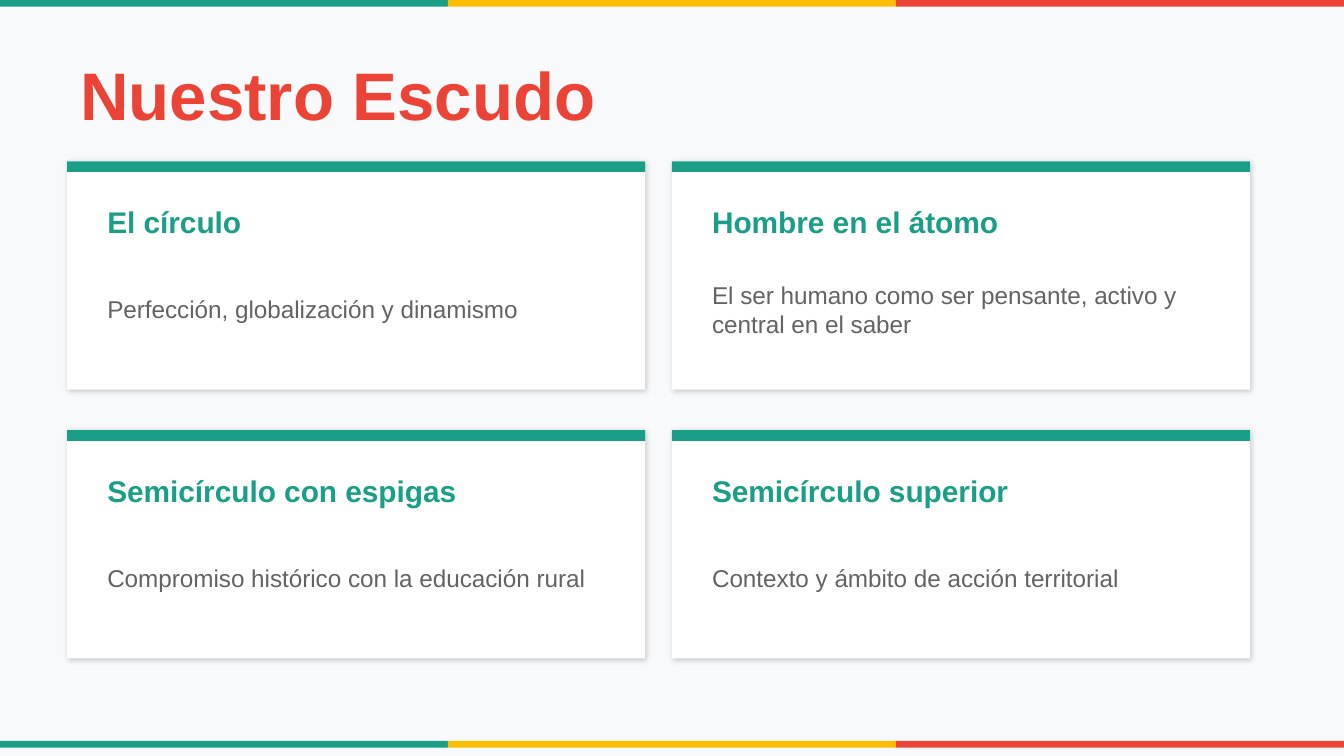
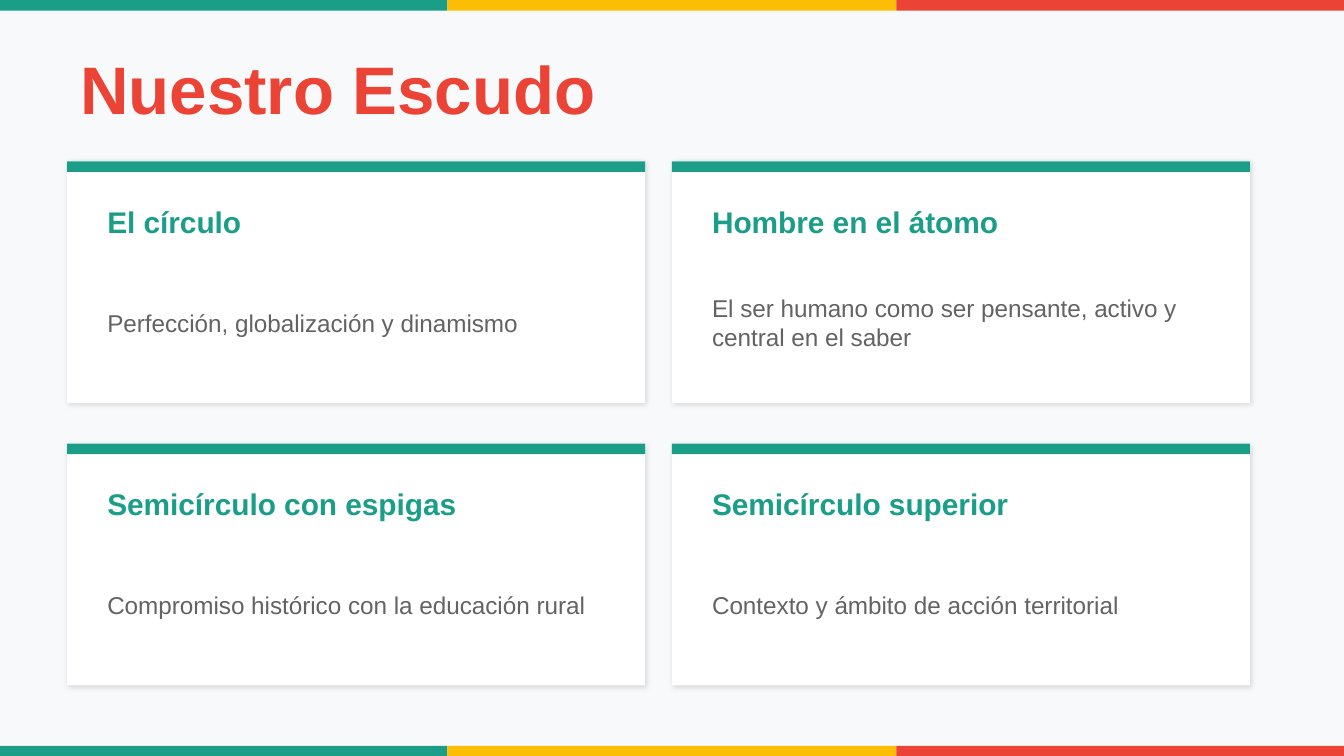
Before and after one commit to alonsoarias/ISER-PEI, a slide deck: slide 6 of PEI-UniRural-Presentacion.pptx. Drawn at 1344x756 pixels with LibreOffice and Linux fonts; fonts in the diff are those of the drawing. Boxes give left, top, right and bottom in pixels: in the first picture for what was removed or moved away, otherwise in the second. Text is boxed around its words. In the diff, an @@ line names an element or a change of style, - is before the commit and + after.

```diff
--- a/PEI-UniRural-Presentacion.pptx
+++ b/PEI-UniRural-Presentacion.pptx
@@ rectangle removed at (x1=0, y1=0, x2=448, y2=7) @@
@@ rectangle added at (x1=0, y1=0, x2=448, y2=11), fill #1B9E88 @@
@@ rectangle removed at (x1=448, y1=0, x2=895, y2=7) @@
@@ rectangle added at (x1=448, y1=0, x2=896, y2=11), fill #FCBD05 @@
@@ rectangle removed at (x1=896, y1=0, x2=1344, y2=7) @@
@@ rectangle added at (x1=896, y1=0, x2=1344, y2=11), fill #EB4335 @@
@@ text "Nuestro Escudo" moved from (x1=80, y1=71, x2=595, y2=121) to (x1=80, y1=65, x2=595, y2=115) @@
@@ rectangle resized from (x1=67, y1=161, x2=645, y2=390) to (x1=67, y1=161, x2=645, y2=403) @@
@@ rectangle resized from (x1=672, y1=161, x2=1250, y2=390) to (x1=672, y1=161, x2=1250, y2=403) @@
@@ text "Perfección, globalización y dinamismo" moved from (x1=107, y1=300, x2=518, y2=323) to (x1=107, y1=314, x2=518, y2=337) @@
@@ text "El ser humano como ser ..." moved from (x1=712, y1=286, x2=1176, y2=333) to (x1=712, y1=299, x2=1176, y2=346) @@
@@ rectangle resized from (x1=67, y1=430, x2=645, y2=659) to (x1=67, y1=444, x2=645, y2=685) @@
@@ 2 texts, 2 rectangles moved together from (x1=67, y1=430, x2=1250, y2=507) to (x1=67, y1=444, x2=1250, y2=521) @@
@@ shadow changed in 4 elements at (x1=67, y1=161, x2=645, y2=403), (x1=672, y1=161, x2=1250, y2=403), (x1=67, y1=444, x2=645, y2=685), (x1=672, y1=444, x2=1250, y2=685) @@
@@ rectangle resized from (x1=672, y1=430, x2=1250, y2=659) to (x1=672, y1=444, x2=1250, y2=685) @@
@@ text "Compromiso histórico con la educación ..." moved from (x1=107, y1=569, x2=585, y2=592) to (x1=107, y1=596, x2=585, y2=619) @@
@@ text "Contexto y ámbito de acción ..." moved from (x1=712, y1=569, x2=1118, y2=592) to (x1=712, y1=596, x2=1118, y2=619) @@
@@ rectangle removed at (x1=0, y1=741, x2=448, y2=747) @@
@@ rectangle added at (x1=0, y1=746, x2=448, y2=756), fill #1B9E88 @@
@@ rectangle removed at (x1=448, y1=741, x2=895, y2=747) @@
@@ rectangle added at (x1=448, y1=746, x2=896, y2=756), fill #FCBD05 @@
@@ rectangle removed at (x1=896, y1=741, x2=1344, y2=747) @@
@@ rectangle added at (x1=896, y1=746, x2=1344, y2=756), fill #EB4335 @@
```
Also in this commit, not shown: 38 other slides changed, 1 other file.
